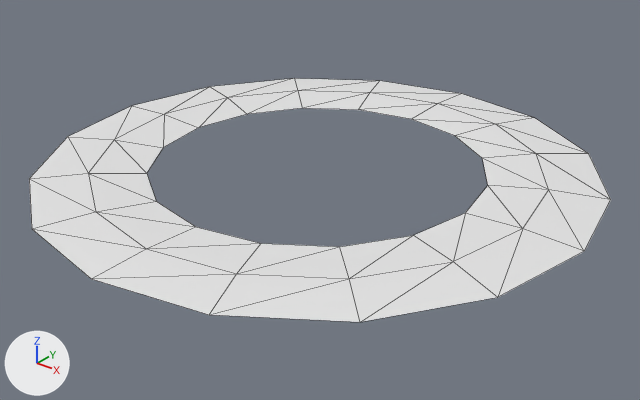
A saved change to the glTF model Models/spark_crown/sparkCrown.glb.
One viewpoint serves both versions: a 50 mm lens placed at (2.27, -2.82, 1.58), pointed at (0.03, -0.02, -0.16). Every picture has the same lights, and +X, +Y and +Z are marked at lower left. Mesh edges are drawn as thin lines. Vertices at the same position are counted once.
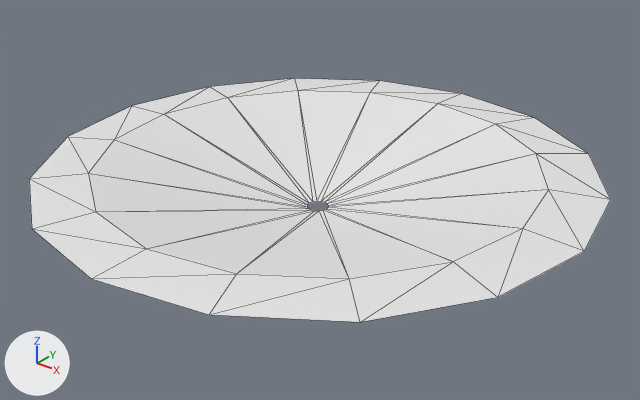
Pixel boxes [x1, y1, x2, y2] of what changed, in the pictures (640 x 400 px; the box of a moved part takes in the faces that stretch with it):
```json
{"part": 1, "of": "me_torus", "change": "moved or reshaped", "before": [88, 91, 549, 279], "after": [88, 91, 549, 279]}
```

Scene script edits in JSON lines:
```json
{"block": "me_torus", "where": "me_torus.from_pydata(...)  # 48 vertices, 64 faces; spans x -1.25..1.25, y -1.25..1.25, z 0.0..0.01"}
{"block": "me_torus", "where": "# used by ob_torus; location = (0.0, 0.0, 0.0)"}
{"block": "me_torus", "change": "me_torus part 1: all 16 vertices in x -0.75..0.75, y -0.75..0.75, z 0.0 are scaled about their middle by (0.0654, 0.0654, 0), then moved by (0.0, 0.0, -0.2)"}
```
